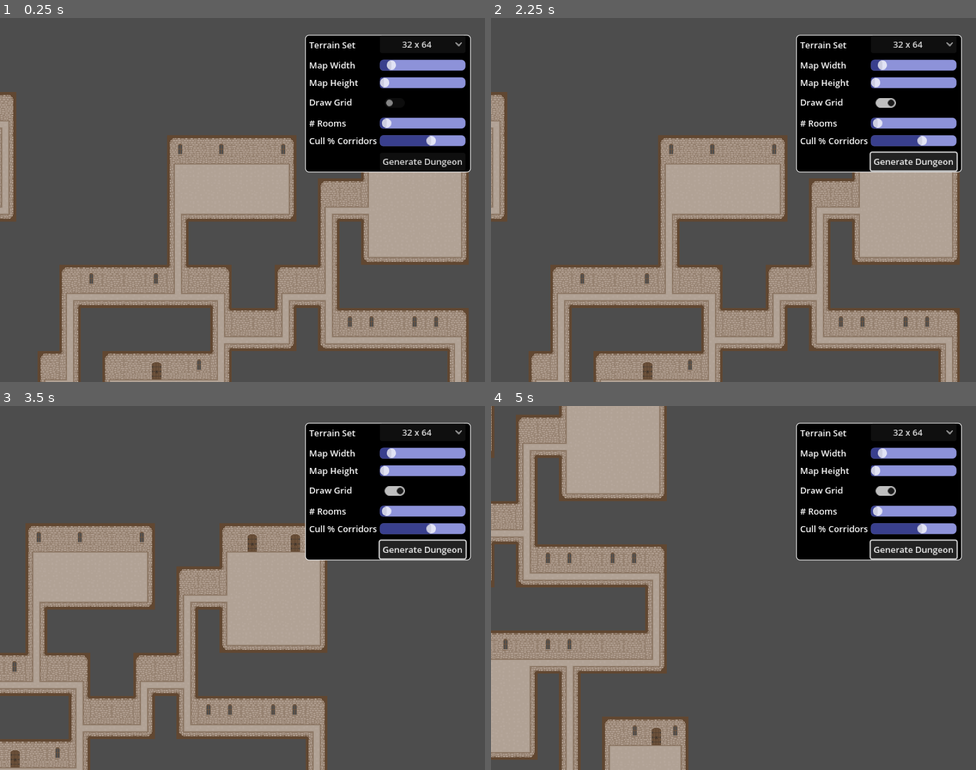
Above: before the commit, frames 1-4 (two rows, left to right).
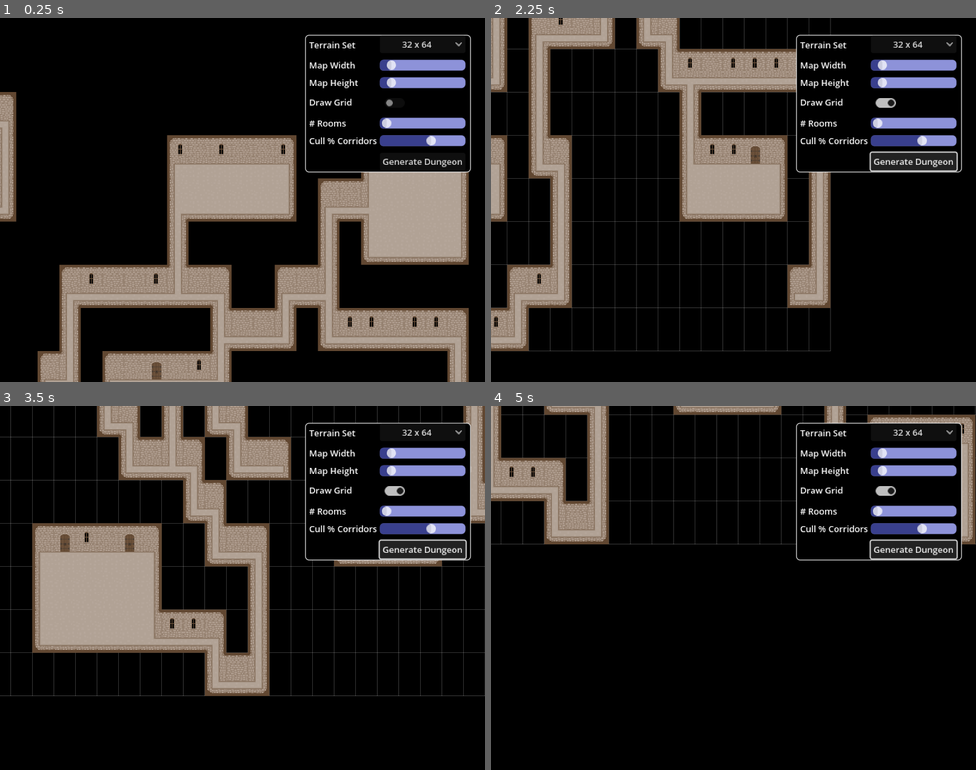
Above: after the commit, the same moments.

Repository: Taedenn/Procedural_Dungeon_Generator
Game: Godot game, scene res://scenes/auto_tile.tscn
The game is run twice, just before and just after one commit, with the same random seed, the same clock (stepped at 60 frames per second) and the same inputs.
Inputs:
- Up to frame 1 (0.25 s): no input
- Up to frame 2 (2.25 s): click "32 x 64" at 0.5 s; click "Draw Grid" at 1.25 s; click "Generate Dungeon" at 2 s
- Up to frame 3 (3.5 s): tap Enter at 2.75 s; hold D (right) from 2.78 s (still down)
- Up to frame 4 (5 s): release D (right) at 3.53 s; hold S (down) 3.53-4.28 s; hold D (right) from 4.28 s (still down)

The runs differ from the first frame. In frame 1, 57% of the frame differs, in the area x 0-100%, y 0-100%; in frame 2, 80%; in frame 3, 81%; in frame 4, 86%.

Commit message:
ui functionality

Diff:
--- a/procedural-dungeon/scenes/auto_tile.tscn
+++ b/procedural-dungeon/scenes/auto_tile.tscn
@@ -1,10 +1,11 @@
-[gd_scene load_steps=14 format=3 uid="uid://cm1lo18b50m82"]
+[gd_scene load_steps=15 format=3 uid="uid://cm1lo18b50m82"]
 
 [ext_resource type="Script" uid="uid://bij5cb8fjbk5q" path="res://scripts/auto_tile.gd" id="1_pk6on"]
 [ext_resource type="Texture2D" uid="uid://diyrh231mrj5k" path="res://assets/raya_basic_tileset.png" id="2_o8o5x"]
 [ext_resource type="Script" uid="uid://n2cwjlkhb6ua" path="res://scripts/camera.gd" id="3_o8o5x"]
 [ext_resource type="Texture2D" uid="uid://k2yo3ve1av35" path="res://assets/raya_stretched_tileset.png" id="3_yotmc"]
 [ext_resource type="Texture2D" uid="uid://do4x5g55wryhk" path="res://assets/bg.png" id="4_g0vo1"]
+[ext_resource type="Script" uid="uid://dxc6gjy2gcby8" path="res://scenes/panel.gd" id="6_q58gi"]
 
 [sub_resource type="TileSetAtlasSource" id="TileSetAtlasSource_g0vo1"]
 texture = ExtResource("2_o8o5x")
@@ -914,6 +915,7 @@
 
 [node name="Auto_Tile" type="Node2D"]
 script = ExtResource("1_pk6on")
+map_height = 32
 
 [node name="TileMapLayer" type="TileMapLayer" parent="."]
 tile_set = SubResource("TileSet_o8o5x")
@@ -923,7 +925,6 @@
 speed = 300
 
 [node name="Background" type="Sprite2D" parent="Camera"]
-visible = false
 z_index = -5
 texture = ExtResource("4_g0vo1")
 
@@ -954,19 +955,20 @@
 offset_bottom = 204.0
 grow_horizontal = 0
 theme_override_constants/separation = 10
-
-[node name="OptionButton" type="OptionButton" parent="Camera/Camera2D/Control/Panel BG/Panel"]
+script = ExtResource("6_q58gi")
+
+[node name="TerrainSet" type="OptionButton" parent="Camera/Camera2D/Control/Panel BG/Panel"]
 layout_mode = 2
 theme_override_font_sizes/font_size = 13
 alignment = 1
 selected = 0
 item_count = 2
-popup/item_0/text = "32 x 64"
+popup/item_0/text = "32 x 32"
 popup/item_0/id = 0
-popup/item_1/text = "32 x 32"
+popup/item_1/text = "32 x 64"
 popup/item_1/id = 1
 
-[node name="Label" type="Label" parent="Camera/Camera2D/Control/Panel BG/Panel/OptionButton"]
+[node name="Label" type="Label" parent="Camera/Camera2D/Control/Panel BG/Panel/TerrainSet"]
 offset_left = -105.0
 offset_top = 1.0
 offset_right = -20.0
@@ -1003,7 +1005,7 @@
 theme_override_styles/grabber_area = SubResource("StyleBoxFlat_q58gi")
 min_value = 6.0
 max_value = 200.0
-value = 16.0
+value = 32.0
 rounded = true
 allow_greater = true
 
@@ -1017,12 +1019,12 @@
 label_settings = SubResource("LabelSettings_4jnoi")
 vertical_alignment = 1
 
-[node name="Draw Grid" type="CheckButton" parent="Camera/Camera2D/Control/Panel BG/Panel"]
+[node name="DrawGrid" type="CheckButton" parent="Camera/Camera2D/Control/Panel BG/Panel"]
 layout_mode = 2
 size_flags_horizontal = 0
 theme_override_font_sizes/font_size = 13
 
-[node name="Label" type="Label" parent="Camera/Camera2D/Control/Panel BG/Panel/Draw Grid"]
+[node name="Label" type="Label" parent="Camera/Camera2D/Control/Panel BG/Panel/DrawGrid"]
 layout_mode = 0
 offset_left = -105.0
 offset_right = -20.0
@@ -1068,7 +1070,7 @@
 label_settings = SubResource("LabelSettings_4jnoi")
 vertical_alignment = 1
 
-[node name="Button" type="Button" parent="Camera/Camera2D/Control/Panel BG/Panel"]
+[node name="Generate" type="Button" parent="Camera/Camera2D/Control/Panel BG/Panel"]
 layout_mode = 2
 theme_override_font_sizes/font_size = 13
 text = "Generate Dungeon"
--- /dev/null
+++ b/procedural-dungeon/scenes/panel.gd
@@ -0,0 +1,37 @@
+extends VBoxContainer
+
+@onready var auto_tile = get_node("../../../../..")
+
+@onready var terrain_set_option = $TerrainSet
+@onready var mwidth_slider = $MWidth
+@onready var mheight_slider = $MHeight
+@onready var draw_grid_check = $DrawGrid
+@onready var rooms_slider = $Rooms
+@onready var corridors_slider = $Corridors
+@onready var generate_button = $Generate
+
+func _ready():
+	generate_button.pressed.connect(_on_generate_pressed)
+
+	_initialize_controls_from_auto_tile()
+
+func _initialize_controls_from_auto_tile():
+	if auto_tile:
+		terrain_set_option.selected = auto_tile.terrain_set
+		mwidth_slider.value = auto_tile.map_width
+		mheight_slider.value = auto_tile.map_height
+		rooms_slider.value = auto_tile.num_rooms
+		corridors_slider.value = auto_tile.tiles_to_cull
+		draw_grid_check.button_pressed = auto_tile.draw_grid
+
+func _on_generate_pressed():
+	if auto_tile:
+
+		auto_tile.terrain_set = terrain_set_option.selected
+		auto_tile.map_width = int(mwidth_slider.value)
+		auto_tile.map_height = int(mheight_slider.value)
+		auto_tile.num_rooms = int(rooms_slider.value)
+		auto_tile.tiles_to_cull = corridors_slider.value
+		auto_tile.draw_grid = draw_grid_check.button_pressed
+
+		auto_tile.generate_dungeon()
--- a/procedural-dungeon/scripts/auto_tile.gd
+++ b/procedural-dungeon/scripts/auto_tile.gd
@@ -37,7 +37,6 @@
 var grid_line_width = 1.0
 
 func _ready():
-	queue_redraw()
 	generate_dungeon()
 
 func _draw() -> void:
@@ -56,6 +55,19 @@
 func generate_dungeon():
 	## place number of rooms specified with given dimensions,
 	## place player, and begin flood fill
+
+	queue_redraw()
+	clear_dungeon()
+
+	if terrain_set == 0:
+		grid_size.y = 32
+		min_room_size = Vector2i(3,3)
+		max_room_size = Vector2i(6,6)
+	else:
+		grid_size.y = 64
+		map_height = int(map_height / 2)
+		min_room_size = Vector2i(4,2)
+		max_room_size = Vector2i(6,3)
 
 	# make sure tileset matches desired grid_size
 	tiles.tile_set.tile_size = grid_size
@@ -90,6 +102,17 @@
 	room_connections()
 	cull_corridors()
 
+func clear_dungeon():
+	room_tiles.clear()
+	rooms_placed.clear()
+	visited_tiles.clear()
+	corridor_tiles.clear()
+	tiles.clear()
+
+	"for child in get_children():
+		if child is CharacterBody2D:
+			child.queue_free()"
+
 func place_room(room_rect: Rect2i):
 
 	for x in range(room_rect.position.x, room_rect.position.x + room_rect.size.x):
@@ -259,7 +282,6 @@
 
 	return cull_tiles.size()
 
-
 func reduce_array(arr: Array) -> Array:
 	var working_array = arr.duplicate()
 	while working_array.size() > 1:
Not shown, added: procedural-dungeon/scenes/panel.gd.uid
